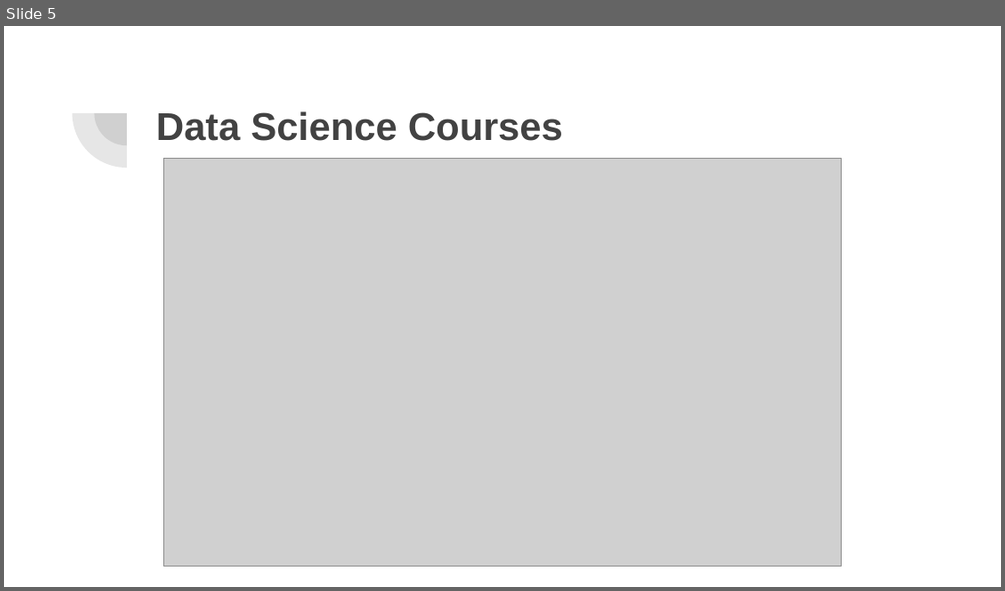
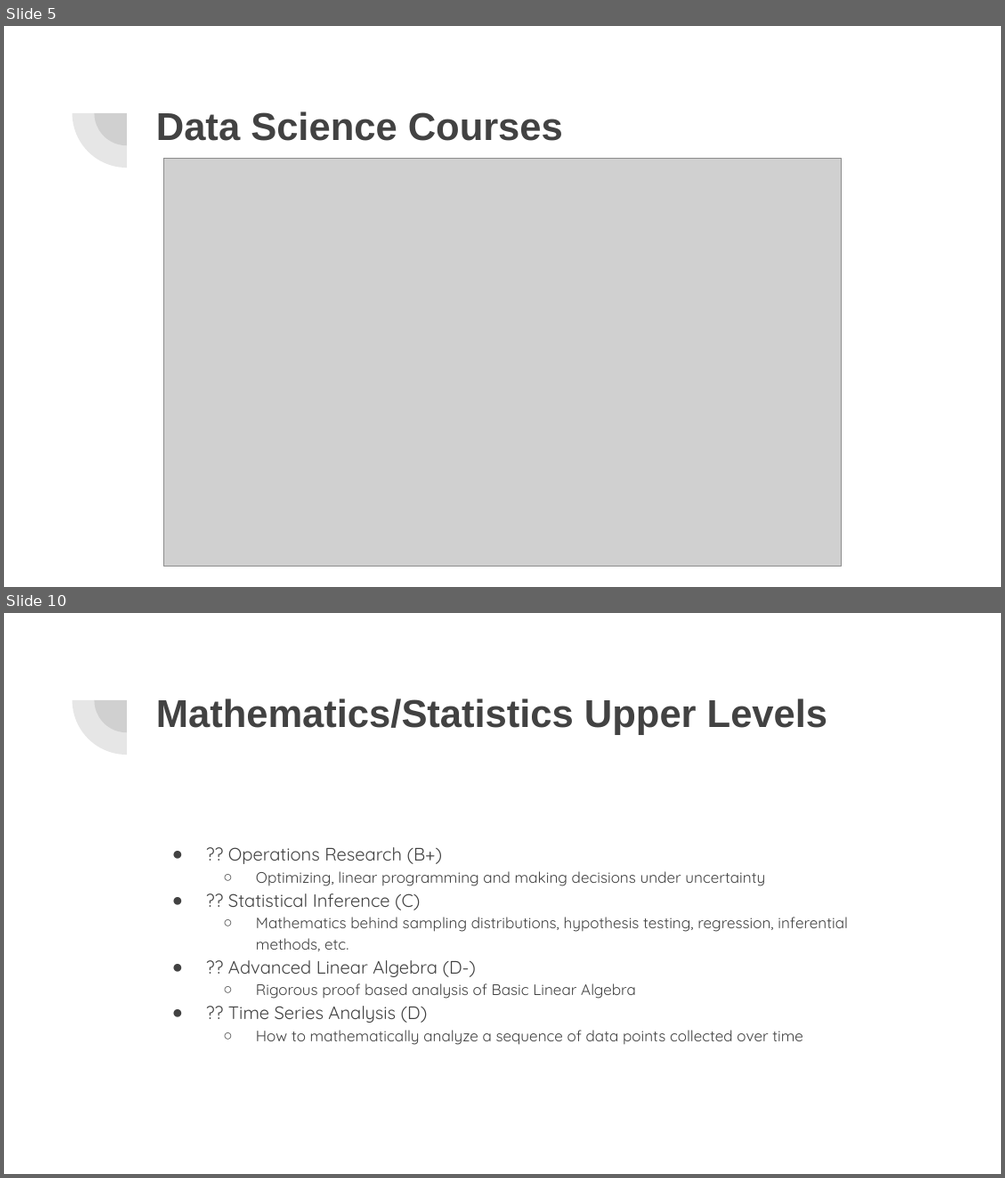
Before and after one commit to NolanSmithSolutions/Course, a slide deck: FutureApps/Your Data Science Future.pptx. Shown one above the other, each under a label of ours: slide 5 before the commit, slides 5 and 10 after it; the slides between them are not shown. The pictures are 1005x591 and 1005x1178 pixels, drawn with LibreOffice and Linux fonts; fonts in the diff are those of the drawing; grey boxes stand for pictures. Boxes give left, top, right and bottom in pixels: in the first picture for what was removed or moved away, otherwise in the second. Text is boxed around its words. In the diff, an @@ line names an element or a change of style, - is before the commit and + after.

```diff
--- a/FutureApps/Your Data Science Future.pptx
+++ b/FutureApps/Your Data Science Future.pptx
@@ slide 10 added at box(4, 613, 1001, 1174), background #FFFFFF; not listed: 2 template elements that a slide beside it also shows @@
@@ title added at box(156, 698, 827, 735), 28 pt, text #424242, bold @@
+Mathematics/Statistics Upper Levels
@@ text added at box(228, 847, 848, 1045), 11 pt, text #424242 @@
+● ?? Operations Research (B+)
+  ○ Optimizing, linear programming and making decisions under uncertainty
+● ?? Statistical Inference (C)
+  ○ Mathematics behind sampling distributions, hypothesis testing, regression, inferential methods, etc.
+● ?? Advanced Linear Algebra (D-)
+  ○ Rigorous proof based analysis of Basic Linear Algebra
+● ?? Time Series Analysis (D)
+  ○ How to mathematically analyze a sequence of data points collected over time
```
Also in this commit, not shown: 11 slides changed, 6 other slides added, 6 slides removed, 2 other files.
